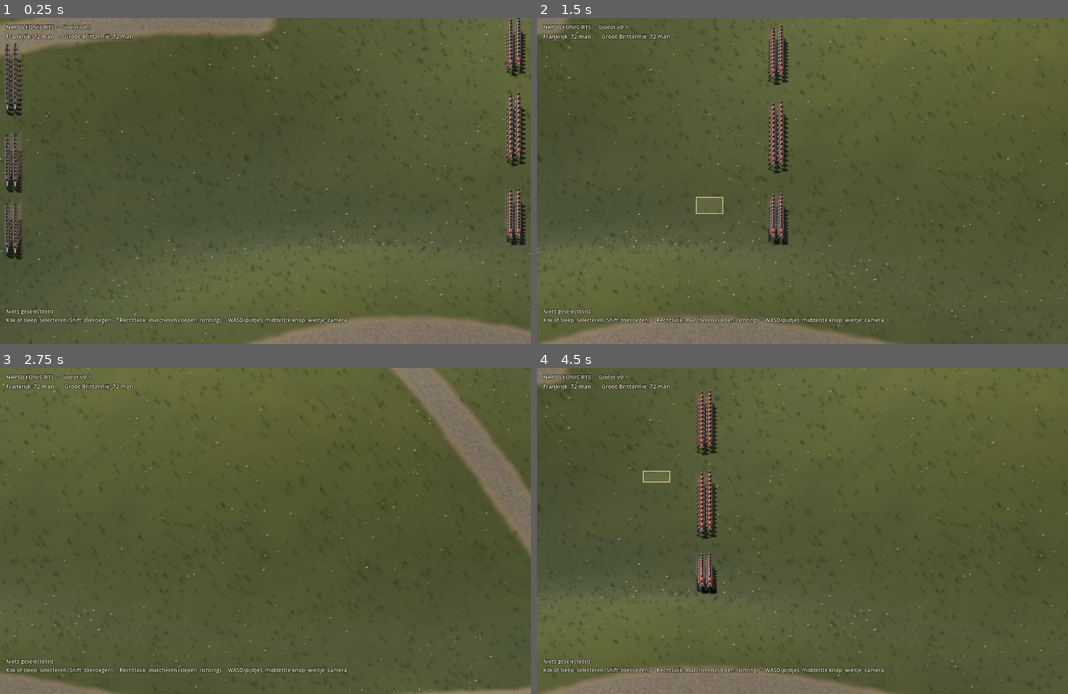
Above: before the commit, frames 1-4 (two rows, left to right).
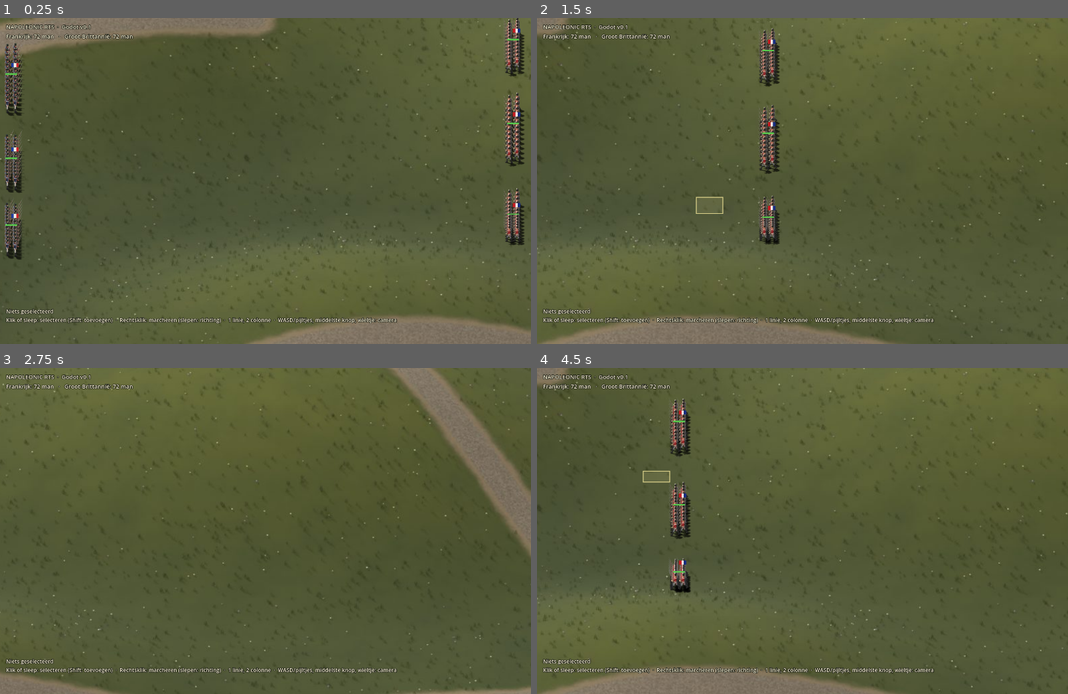
Above: after the commit, the same moments.

Repository: thomasgerritsen-code/-napoleonic-rts.
Game: Godot game, scene res://scenes/main.tscn
The game is run twice, just before and just after one commit, with the same random seed, the same clock (stepped at 60 frames per second) and the same inputs.
Inputs (mouse positions are in pixels of both pictures, inside the frame that each line leads up to):
- Up to frame 1 (0.25 s): no input
- Up to frame 2 (1.5 s): move the mouse to (919, 164) at 0.52 s; hold D 0.53-1.25 s; tap R at 0.6 s; click (919, 164) at 0.67 s; tap 1 at 0.8 s; drag from (696, 197) to (775, 246) at 1.27 s
- Up to frame 3 (2.75 s): move the mouse to (318, 459) at 2.02 s; hold D from 2.03 s (still down); tap 2 at 2.1 s; tap R at 2.3 s
- Up to frame 4 (4.5 s): release D at 2.75 s; drag from (775, 596) to (643, 482) at 2.77 s; move the mouse to (961, 579) at 3.52 s; hold A 3.53-4.25 s; tap 1 at 3.6 s; tap 2 at 3.8 s; drag from (643, 482) to (722, 449) at 4.27 s

The runs differ from the first frame. In frame 1, 1.7% of the frame differs, in the area x 1-99%, y 0-94%; in frame 2, 2.3%; in frame 3, 0.3%; in frame 4, 2.9%, in the area x 24-75%, y 6-94%.

Commit message:
Godot step 2: line and march column, battalion colours; CI time limits
Battalions switch between two-rank line (1) and a four-file march column
(2) that marches a quarter faster but fires poorly; the computer marches in
column and deploys into line near the enemy. Each battalion shows its colour
and a strength bar. The headless check ends itself if a script error stops
it, and every CI step has a time limit.

Co-Authored-By: Claude Opus 5.5 <noreply@anthropic.com>
Claude-Session: https://claude.ai/code/session_01JtYPWDhBYAE3XgwFqp4SE2

Diff:
--- a/godot/scripts/hud.gd
+++ b/godot/scripts/hud.gd
@@ -41,9 +41,10 @@
 	var lines: Array[String] = []
 	for r in battle.selected:
 		var state := "vuurt" if r.enemy != null else ("marcheert" if r.moving() else "staat")
-		lines.append("%s: %d man, %s" % [r.name, r.strength(), state])
+		var shape := "colonne" if r.formation == "column" else "linie"
+		lines.append("%s: %d man in %s, %s" % [r.name, r.strength(), shape, state])
 	if lines.is_empty():
 		lines.append("Niets geselecteerd")
-	lines.append("Klik of sleep: selecteren (Shift: toevoegen)  ·  Rechtsklik: marcheren (slepen: richting)  ·  WASD/pijltjes, middelste knop, wieltje: camera")
+	lines.append("Klik of sleep: selecteren (Shift: toevoegen)  ·  Rechtsklik: marcheren (slepen: richting)  ·  1 linie, 2 colonne  ·  WASD/pijltjes, middelste knop, wieltje: camera")
 	_bottom.text = "\n".join(lines)
 	_result.text = battle.result + ("\nDruk op R voor een nieuwe slag." if battle.result != "" else "")
--- a/godot/scripts/main.gd
+++ b/godot/scripts/main.gd
@@ -12,6 +12,7 @@
 const BRITAIN_X := 5500.0
 const LINE_YS := [2950.0, 3250.0, 3550.0]
 const AI_EVERY := 2.5
+const DEPLOY_AT := 480.0     # the computer forms line this close to the enemy
 
 var regiments: Array[Regiment] = []
 var selected: Array[Regiment] = []
@@ -42,6 +43,7 @@
 	_effects.z_index = 10
 	add_child(_effects)
 	_overlay = Overlay.new()
+	_overlay.battle = self
 	_overlay.z_index = 20
 	add_child(_overlay)
 	_add_trees()
@@ -158,10 +160,11 @@
 	return regiment
 
 
-## The computer's battalions close to musket range of the nearest French one.
+## The computer's battalions close to musket range of the nearest French one,
+## in column while far off and deploying into line once near.
 func _command_britain() -> void:
 	for r in regiments:
-		if r.side != "britain" or r.routing or r.destroyed() or r.enemy != null or r.moving():
+		if r.side != "britain" or r.routing or r.destroyed() or r.enemy != null:
 			continue
 		var here := r.centroid()
 		var target: Regiment = null
@@ -174,6 +177,10 @@
 					target = other
 		if target == null:
 			continue
+		var near := best < DEPLOY_AT
+		if r.moving() and (r.formation == "line" or not near):
+			continue
+		r.set_formation("line" if near else "column")
 		var there := target.centroid()
 		var stand := there + (here - there).normalized() * (Regiment.RANGE - 30.0)
 		r.order_move(stand, (there - stand).angle())
@@ -191,7 +198,7 @@
 		return
 	var target: Soldier = men.pick_random()
 	var distance := soldier.world.distance_to(target.world)
-	var chance := clampf(0.45 - distance / 600.0, 0.06, 0.4)
+	var chance := clampf(0.45 - distance / 600.0, 0.06, 0.4) * soldier.regiment.fire_factor()
 	if randf() < chance:
 		target.hit(randf_range(45.0, 100.0))
 
@@ -228,8 +235,15 @@
 
 func _unhandled_input(event: InputEvent) -> void:
 	var key := event as InputEventKey
-	if key != null and key.pressed and key.physical_keycode == KEY_R and result != "":
-		get_tree().reload_current_scene()
+	if key != null and key.pressed and not key.echo:
+		match key.physical_keycode:
+			KEY_R:
+				if result != "":
+					get_tree().reload_current_scene()
+			KEY_1:
+				set_formation("line")
+			KEY_2:
+				set_formation("column")
 		return
 	if event is InputEventMouseMotion and _drag_start != null:
 		_overlay.box = Rect2(_drag_start, Vector2.ZERO).expand(get_global_mouse_position())
@@ -319,6 +333,11 @@
 	_overlay.mark(Iso.to_screen(to))
 
 
+func set_formation(kind: String) -> void:
+	for r in selected:
+		r.set_formation(kind)
+
+
 func _check_result() -> void:
 	if result != "":
 		return
--- a/godot/scripts/overlay.gd
+++ b/godot/scripts/overlay.gd
@@ -1,7 +1,12 @@
 class_name Overlay
 extends Node2D
-## Drawn over the field: the box being dragged and a brief marker where an
-## order was given.
+## Drawn over the field: each battalion's colour with its strength, the box
+## being dragged and a brief marker where an order was given.
+
+const FLAG := {"france": [Color(0.12, 0.24, 0.62), Color(0.95, 0.94, 0.9), Color(0.8, 0.14, 0.16)],
+	"britain": [Color(0.78, 0.12, 0.14), Color(0.95, 0.94, 0.9), Color(0.1, 0.18, 0.5)]}
+
+var battle: Battle
 
 var box := Rect2():
 	set(value):
@@ -19,12 +24,15 @@
 
 
 func _process(delta: float) -> void:
-	if _mark_life > 0.0:
-		_mark_life -= delta
-		queue_redraw()
+	_mark_life = maxf(0.0, _mark_life - delta)
+	queue_redraw()
 
 
 func _draw() -> void:
+	if battle != null:
+		for r in battle.regiments:
+			if not r.destroyed():
+				_draw_colour(r)
 	if box.size != Vector2.ZERO:
 		draw_rect(box, Color(0.95, 0.9, 0.6, 0.12))
 		draw_rect(box, Color(0.95, 0.9, 0.6, 0.85), false, 1.5)
@@ -32,3 +40,22 @@
 		var a := clampf(_mark_life / 0.8, 0.0, 1.0)
 		draw_set_transform(_mark, 0.0, Vector2(1.0, Iso.SQ))
 		draw_arc(Vector2.ZERO, 18.0 + (1.0 - a) * 14.0, 0.0, TAU, 32, Color(0.95, 0.85, 0.4, a), 2.0)
+
+
+## A small colour on a pole above the battalion, and a bar for its strength.
+func _draw_colour(r: Regiment) -> void:
+	var foot := Iso.to_screen(r.centroid()) + Vector2(0.0, -34.0)
+	var colours: Array = FLAG[r.side]
+	var top := foot + Vector2(0.0, -22.0)
+	draw_line(foot, top, Color(0.25, 0.18, 0.1), 1.5)
+	if r.routing:
+		draw_rect(Rect2(top, Vector2(14, 9)), Color(0.92, 0.92, 0.88))
+	else:
+		for i in 3:
+			draw_rect(Rect2(top + Vector2(i * 6.0, 0.0), Vector2(6, 10)), colours[i])
+	if r in battle.selected:
+		draw_rect(Rect2(top - Vector2(1, 1), Vector2(20, 12)), Color(1.0, 0.86, 0.35), false, 1.5)
+	var share := float(r.strength()) / maxf(1.0, float(r.full_strength()))
+	var bar := Rect2(foot + Vector2(-14.0, 3.0), Vector2(28.0, 3.5))
+	draw_rect(bar, Color(0.0, 0.0, 0.0, 0.55))
+	draw_rect(Rect2(bar.position, Vector2(bar.size.x * share, bar.size.y)), Color(0.85, 0.2, 0.15).lerp(Color(0.35, 0.8, 0.3), share))
--- a/godot/scripts/regiment.gd
+++ b/godot/scripts/regiment.gd
@@ -1,13 +1,17 @@
 class_name Regiment
 extends RefCounted
-## A battalion in line: two ranks, shoulder to shoulder. It owns its men's
-## places; an order sets a new line at the destination, facing the way it
-## marched. It fights the nearest enemy battalion in musket range once it
-## stands, and breaks and runs when it has lost too many men.
+## A battalion, in line (two ranks, shoulder to shoulder) or in march column
+## (four files deep, quicker but with little fire). It owns its men's places;
+## an order sets the formation at the destination, facing the way it marched.
+## It fights the nearest enemy battalion in musket range once it stands, and
+## breaks and runs when it has lost too many men.
 
 const FILE_GAP := 15.0       # game px between neighbours in a rank
 const RANK_GAP := 19.0       # and between the ranks
 const RANKS := 2
+const COLUMN_FILES := 4
+const COLUMN_SPEED := 1.25   # a column marches a quarter faster
+const COLUMN_FIRE := 0.35    # and hits a third as often
 const RANGE := 190.0         # musket range, centre to centre
 const BREAK_AT := 0.45       # breaks below this share of its men
 
@@ -15,6 +19,7 @@
 var side := "france"
 var soldiers: Array[Soldier] = []
 var facing := 0.0
+var formation := "line"
 var routing := false
 var enemy: Regiment = null
 var destination := Vector2.ZERO
@@ -42,6 +47,10 @@
 
 func strength() -> int:
 	return living().size()
+
+
+func full_strength() -> int:
+	return _start
 
 
 func destroyed() -> bool:
@@ -79,29 +88,53 @@
 	_form(to)
 
 
-## Places in the line at `at`. Men keep their order across the line, so files
-## do not cross on the way.
+func set_formation(kind: String) -> void:
+	if kind == formation or routing:
+		return
+	formation = kind
+	_form(destination)
+
+
+func speed_factor() -> float:
+	return COLUMN_SPEED if formation == "column" else 1.0
+
+
+func fire_factor() -> float:
+	return COLUMN_FIRE if formation == "column" else 1.0
+
+
+## Files across the front and ranks behind, for this many men.
+func shape(men: int) -> Vector2i:
+	if formation == "column":
+		return Vector2i(mini(COLUMN_FILES, men), ceili(float(men) / COLUMN_FILES))
+	return Vector2i(ceili(float(men) / RANKS), mini(RANKS, men))
+
+
+## Places in the formation at `at`. Men keep their order across the front and
+## from front to back, so files do not cross on the way.
 func _form(at: Vector2) -> void:
 	var men := living()
 	if men.is_empty():
 		return
 	var forward := Vector2.from_angle(facing)
 	var right := forward.orthogonal() * -1.0
-	var files := ceili(float(men.size()) / RANKS)
+	var size := shape(men.size())
+	var files := size.x
+	var ranks := size.y
 	men.sort_custom(func(a: Soldier, b: Soldier) -> bool:
 		return (a.world - at).dot(right) < (b.world - at).dot(right))
-	# Front rank takes the men nearest the front within each file.
+	# Cut the front into files, then order each file front to back.
+	var per_file := ceili(float(men.size()) / files)
 	for file in files:
-		var pair: Array[Soldier] = []
-		for r in RANKS:
-			var i := file * RANKS + r
-			if i < men.size():
-				pair.append(men[i])
-		pair.sort_custom(func(a: Soldier, b: Soldier) -> bool:
+		var group: Array[Soldier] = []
+		for i in range(file * per_file, mini((file + 1) * per_file, men.size())):
+			group.append(men[i])
+		group.sort_custom(func(a: Soldier, b: Soldier) -> bool:
 			return (a.world - at).dot(forward) > (b.world - at).dot(forward))
-		for r in pair.size():
+		for r in group.size():
 			var lateral := (file - (files - 1) / 2.0) * FILE_GAP
-			pair[r].slot = at + right * lateral - forward * (r * RANK_GAP)
+			var depth := r * RANK_GAP - (ranks - 1) * RANK_GAP / 2.0 if formation == "column" else r * RANK_GAP
+			group[r].slot = at + right * lateral - forward * depth
 
 
 ## Close the ranks after losses (the line keeps its place and front).
--- a/godot/scripts/soldier.gd
+++ b/godot/scripts/soldier.gd
@@ -58,7 +58,7 @@
 	var to_slot := slot - world
 	var far := to_slot.length() > 3.0
 	if far:
-		var speed := ROUT_SPEED if routing else SPEED
+		var speed := ROUT_SPEED if routing else SPEED * (regiment.speed_factor() if regiment != null else 1.0)
 		world += to_slot.limit_length(speed * delta)
 		facing = to_slot.angle()
 		position = Iso.to_screen(world)
--- a/godot/tests/smoke_test.gd
+++ b/godot/tests/smoke_test.gd
@@ -3,6 +3,8 @@
 ##   godot --headless --path godot --script res://tests/smoke_test.gd
 ## The battle loads with both armies, the projection inverts, an order moves a
 ## battalion in line, and left alone the armies close and fight.
+
+const LIMIT_MS := 120000
 
 var _failures: Array[String] = []
 
@@ -47,6 +49,14 @@
 	quit(1 if _failures.size() > 0 else 0)
 
 
+## A script error stops _initialize before it quits; this ends the run anyway.
+func _process(_delta: float) -> bool:
+	if Time.get_ticks_msec() > LIMIT_MS:
+		printerr("FAILED: the check did not finish (see the errors above)")
+		quit(2)
+	return false
+
+
 func _check(ok: bool, what: String) -> void:
 	print(("ok   " if ok else "FAIL ") + what)
 	if not ok:
Not shown, changed: .github/workflows/godot.yml
